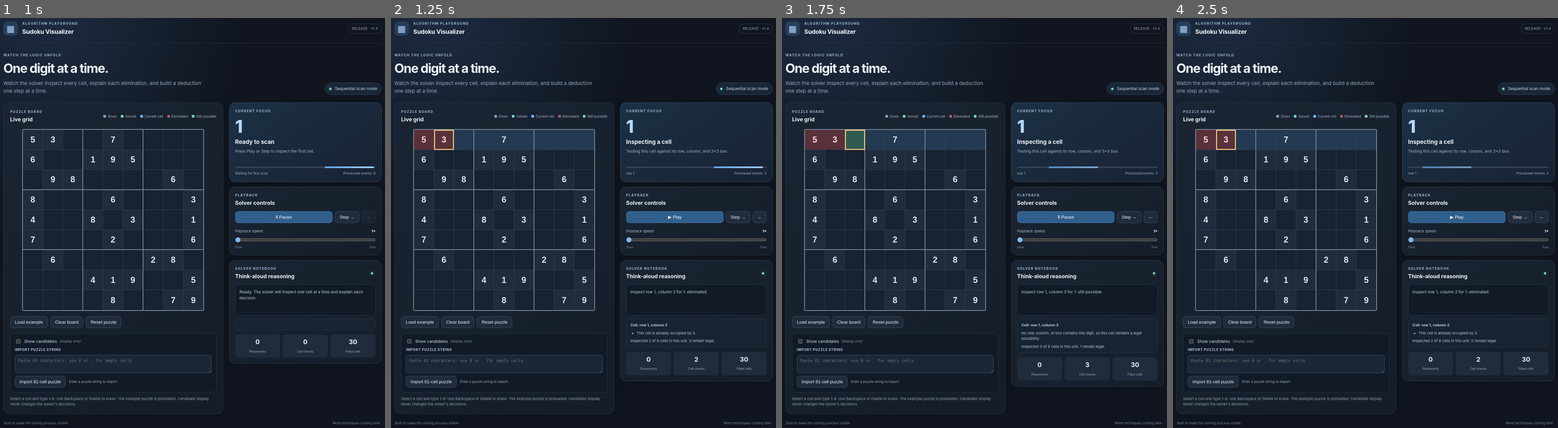
Above: before the commit, frames 1-4 (left to right).
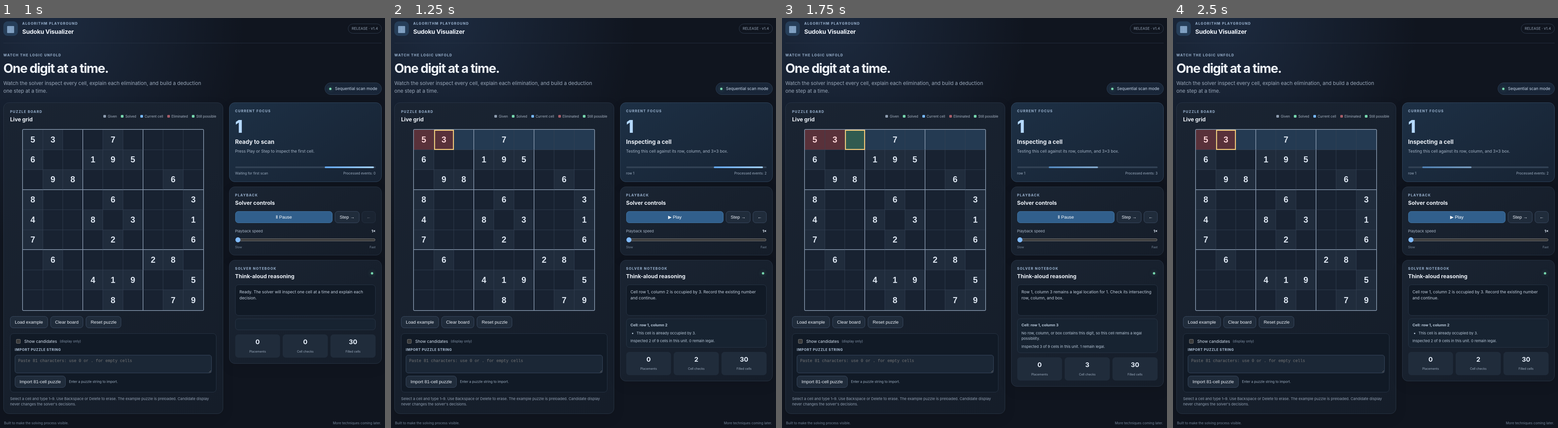
Above: after the commit, the same moments.

Repository: emac75camera/Sudoku-Visualizer
Game: browser game, page index.html
The game is run twice, just before and just after one commit, with the same random seed, the same clock (stepped at 60 frames per second) and the same inputs.
Inputs:
- Up to frame 1 (1 s): click "▶ Play" at 0.27 s
- Up to frame 2 (1.25 s): hold Right from 1.03 s (still down); tap Space at 1.1 s
- Up to frame 3 (1.75 s): release Right at 1.53 s; hold Left from 1.58 s (still down); tap Space at 1.6 s
- Up to frame 4 (2.5 s): tap Space at 2.1 s; release Left at 2.15 s; hold Right from 2.2 s (still down)

Frame 1 is identical in both runs. In frame 2, 0.2% of the frame differs, in the area x 62-95%, y 66-69%; in frame 3, 0.2%, in the area x 62-96%, y 66-69%; in frame 4, 0.2%.

Commit message:
Improve scan flow and live reasoning highlights

Diff:
--- a/app.js
+++ b/app.js
@@ -46,7 +46,7 @@
     return true;
   }
   function initialState(grid) {
-    return {grid:clone(grid),digit:1,typeIndex:0,unit:0,cellIndex:0,inspected:[],legalPositions:[],pendingPlacement:null,scans:0,placements:0,filled:countFilled(grid),status:"ready",event:{kind:"intro",digit:1,type:null,unit:null,candidates:[],inspected:[],cell:null,reasons:[],placement:null,message:"Ready. The  …(69 unchanged characters)…
+    return {grid:clone(grid),digit:1,typeIndex:0,unit:0,cellIndex:0,inspected:[],legalPositions:[],liveCandidates:{},pendingPlacement:null,scans:0,placements:0,filled:countFilled(grid),status:"ready",event:{kind:"intro",digit:1,type:null,unit:null,candidates:[],inspected:[],cell:null,reasons:[],contextCells:[],sourceCells:[],placement:null,message:"Ready. The  …(69 unchanged characters)…
   }
   function saveState() { history=history.slice(0,stepIndex+1); history.push(cloneState(state)); stepIndex=history.length-1; }
   function finish(kind,message) {
@@ -64,35 +64,80 @@
     return {legal:reasons.length===0,reasons};
   }
   function resetUnitTrace(){state.cellIndex=0;state.inspected=[];state.legalPositions=[];}
+  function finishCycle(){
+    const missing=[];
+    for(let d=1;d<=9;d++){
+      let count=0,possible=false;
+      for(let r=0;r<9;r++)for(let col=0;col<9;col++){
+        if(state.grid[r][col]===d)count++;
+        if(state.grid[r][col]===0&&legal(state.grid,r,col,d))possible=true;
+      }
+      if(count<9&&!possible)missing.push(d);
+    }
+    if(missing.length)finish("contradiction","Contradiction detected: digit(s) "+missing.join(", ")+" still need placement(s), but no empty cell can legally contain them.");
+    else finish("stuck","A complete pass through digits 1–9 found no forced placement. This scan method is stuck, but the puzzle may still be solvable with another technique.");
+  }
   function advanceUnit(){
     resetUnitTrace();state.unit++;
     if(state.unit===9){state.unit=0;state.typeIndex++;}
     if(state.typeIndex===3){state.typeIndex=0;state.digit++;}
-    if(state.digit===10){
-      const missing=[];
-      for(let d=1;d<=9;d++){let count=0,possible=false;for(let r=0;r<9;r++)for(let c=0;c<9;c++){if(state.grid[r][c]===d)count++;if(state.grid[r][c]===0&&legal(state.grid,r,c,d))possible=true;}if(count<9&&!possible)missing.push(d);}
-      if(missing.length){state.digit=9;finish("contradiction","Contradiction detected: digit(s) "+missing.join(", ")+" still need placement(s), but no empty cell can legally contain them.");}
-      else{state.digit=9;finish("stuck","A complete pass through digits 1–9 found no forced placement. This scan method is stuck, but the puzzle may still be solvable with another technique.");}
-    }
+    if(state.digit===10)finishCycle();
+  }
+  function contextForCell(r,c,type){
+    const cells=new Set();
+    for(let i=0;i<9;i++){
+      if(type!=="row")cells.add(r*9+i);
+      if(type!=="column")cells.add(i*9+c);
+    }
+    const br=Math.floor(r/3)*3,bc=Math.floor(c/3)*3;
+    if(type!=="box")for(let rr=br;rr<br+3;rr++)for(let cc=bc;cc<bc+3;cc++)cells.add(rr*9+cc);
+    cells.delete(r*9+c);
+    return Array.from(cells).map(i=>[Math.floor(i/9),i%9]);
+  }
+  function sourceCellsFor(grid,r,c,digit,reasons){
+    const found=new Set();
+    if(reasons.some(x=>x.startsWith("Row ")))for(let cc=0;cc<9;cc++)if(grid[r][cc]===digit)found.add(r*9+cc);
+    if(reasons.some(x=>x.startsWith("Column ")))for(let rr=0;rr<9;rr++)if(grid[rr][c]===digit)found.add(rr*9+c);
+    if(reasons.some(x=>x.startsWith("The 3×3 box")))for(const [rr,cc] of cellsFor("box",boxIndex(r,c)))if(grid[rr][cc]===digit)found.add(rr*9+cc);
+    return Array.from(found).map(i=>[Math.floor(i/9),i%9]);
   }
   function advance(){
     if(["complete","stuck","contradiction"].includes(state.status))return false;
+    if(state.pendingPlacement){
+      const {r,c,digit}=state.pendingPlacement;
+      state.grid[r][c]=digit;state.filled++;state.placements++;state.pendingPlacement=null;
+      for(let rr=0;rr<9;rr++)for(let cc=0;cc<9;cc++)if(rr===r||cc===c||boxIndex(rr,cc)===boxIndex(r,c))delete state.liveCandidates[rr+","+cc];
+      state.event={kind:"place",digit,type:null,unit:null,cell:[r,c],reasons:[],inspected:[],candidates:[],contextCells:[],sourceCells:[],placement:[r,c],message:"Place "+digit+" at row "+(r+1)+", column "+(c+1)+". Continue the remaining units in this digit's current scan cycle; do not restart the cycle."};
+      if(state.digit===10)finishCycle();
+      saveState();return true;
+    }
     if(state.filled===81){finish("complete","Puzzle complete. The solver made "+state.placements+" placements after "+state.scans+" cell inspections.");saveState();return true;}
-    if(state.pendingPlacement){
-      const r=state.pendingPlacement[0],c=state.pendingPlacement[1],d=state.digit;
-      state.grid[r][c]=d;state.filled++;state.placements++;state.pendingPlacement=null;state.typeIndex=0;state.unit=0;resetUnitTrace();
-      state.event={kind:"place",digit:d,type:null,unit:null,cell:[r,c],reasons:[],inspected:[],candidates:[],placement:[r,c],message:"Place "+d+" at row "+(r+1)+", column "+(c+1)+". Restart the scan for the same digit."};saveState();return true;
-    }
     const type=TYPES[state.typeIndex],unit=state.unit,label=unitName(type,unit);
     if(state.cellIndex<9){
-      const pos=cellsFor(type,unit)[state.cellIndex],r=pos[0],c=pos[1],result=explainCell(state.grid,r,c,state.digit);
-      const item={r,c,legal:result.legal,reasons:result.reasons};state.inspected.push(item);if(result.legal)state.legalPositions.push([r,c]);
+      const [r,c]=cellsFor(type,unit)[state.cellIndex],result=explainCell(state.grid,r,c,state.digit);
+      const key=r+","+c;
+      state.liveCandidates[key]=state.grid[r][c]===0?candidatesFor(state.grid,r,c):[];
+      const item={r,c,legal:result.legal,reasons:result.reasons};
+      state.inspected.push(item);if(result.legal)state.legalPositions.push([r,c]);
       state.cellIndex++;state.scans++;
-      state.event={kind:"inspect",digit:state.digit,type,unit,cell:[r,c],legal:result.legal,reasons:result.reasons,inspected:state.inspected.map(x=>({...x,reasons:x.reasons.slice()})),candidates:state.legalPositions.map(x=>x.slice()),placement:null,message:"Inspect row "+(r+1)+", column "+(c+1)+" for "+state.digit+": "+(result.legal?"still possible.":"eliminated.")};saveState();return true;
+      const occupied=state.grid[r][c]!==0;
+      const sources=sourceCellsFor(state.grid,r,c,state.digit,result.reasons);
+      const context=result.legal?contextForCell(r,c,type):[];
+      let message;
+      if(occupied)message="Cell row "+(r+1)+", column "+(c+1)+" is occupied by "+state.grid[r][c]+". Record the existing number and continue.";
+      else if(result.legal)message="Row "+(r+1)+", column "+(c+1)+" remains a legal location for "+state.digit+". Check its intersecting row, column, and box.";
+      else message="Eliminate row "+(r+1)+", column "+(c+1)+" for "+state.digit+": "+result.reasons.join(" ");
+      state.event={kind:"inspect",digit:state.digit,type,unit,cell:[r,c],legal:result.legal,reasons:result.reasons,inspected:state.inspected.map(x=>({...x,reasons:x.reasons.slice()})),candidates:state.legalPositions.map(x=>x.slice()),contextCells:context,sourceCells:sources,placement:null,message};
+      saveState();return true;
     }
     const options=state.legalPositions.map(x=>x.slice());
-    if(options.length===1){state.pendingPlacement=options[0].slice();state.event={kind:"conclusion",digit:state.digit,type,unit,cell:null,reasons:[],inspected:state.inspected.map(x=>({...x,reasons:x.reasons.slice()})),candidates:options,placement:options[0],message:"Conclusion: after checking all nine cells in "+label+", exactly one legal location remains: row "+(options[0][0]+1)+", column "+(options[0][1]+1)+". This is a hidden single."};}
-    else{state.event={kind:"unit-result",digit:state.digit,type,unit,cell:null,reasons:[],inspected:state.inspected.map(x=>({...x,reasons:x.reasons.slice()})),candidates:options,placement:null,message:"Finished "+label+" for "+state.digit+". "+options.length+" legal locations remain, so this unit does not force a placement."};advanceUnit();}
+    if(options.length===1){
+      state.pendingPlacement={r:options[0][0],c:options[0][1],digit:state.digit};
+      state.event={kind:"conclusion",digit:state.digit,type,unit,cell:null,reasons:[],inspected:state.inspected.map(x=>({...x,reasons:x.reasons.slice()})),candidates:options,contextCells:[],sourceCells:[],placement:options[0],message:"Conclusion: after checking all nine cells in "+label+", exactly one legal location remains: row "+(options[0][0]+1)+", column "+(options[0][1]+1)+". This is a hidden single. The placement comes next, then the existing digit scan continues."};
+    }else{
+      state.event={kind:"unit-result",digit:state.digit,type,unit,cell:null,reasons:[],inspected:state.inspected.map(x=>({...x,reasons:x.reasons.slice()})),candidates:options,contextCells:[],sourceCells:[],placement:null,message:"Finished "+label+" for "+state.digit+". "+options.length+" legal locations remain, so this unit does not force a placement."};
+      advanceUnit();
+    }
     saveState();return true;
   }
   function stop() {
@@ -102,7 +147,7 @@
   function render() {
     const s=state.event,grid=state.grid;
     boardEl.innerHTML="";
-    const focusSet=new Set((s.candidates||[]).map(([r,c])=>r*9+c)),related=new Set(),inspected=new Map((s.inspected||[]).map(x=>[x.r*9+x.c,x]));
+    const focusSet=new Set((s.candidates||[]).map(([r,c])=>r*9+c)),related=new Set(),inspected=new Map((s.inspected||[]).map(x=>[x.r*9+x.c,x])),contextSet=new Set((s.contextCells||[]).map(([r,c])=>r*9+c)),sourceSet=new Set((s.sourceCells||[]).map(([r,c])=>r*9+c));
     if(s.type&&s.unit!==null) for(const [r,c] of cellsFor(s.type,s.unit)) related.add(r*9+c);
     for(let r=0;r<9;r++) for(let c=0;c<9;c++) {
       const idx=r*9+c,cell=document.createElement("button");
@@ -111,13 +156,16 @@
       if(given[r][c])cell.classList.add("given");else if(grid[r][c])cell.classList.add("solved");
       if(related.has(idx))cell.classList.add("related");
       if(inspected.has(idx))cell.classList.add(inspected.get(idx).legal?"inspected-legal":"inspected-eliminated");
+      if(contextSet.has(idx))cell.classList.add("scan-context");
+      if(sourceSet.has(idx))cell.classList.add("conflict-source");
       if(focusSet.has(idx))cell.classList.add("candidate");
       if(s.cell&&s.cell[0]===r&&s.cell[1]===c)cell.classList.add("current-cell");
+      if(sourceSet.has(idx))cell.classList.add("conflict-source");
       if(s.placement&&s.placement[0]===r&&s.placement[1]===c)cell.classList.add("focus");
       if(selectedCell&&selectedCell[0]===r&&selectedCell[1]===c)cell.classList.add("selected");
       if(grid[r][c]) cell.innerHTML='<span class="cell-value">'+grid[r][c]+'</span>';
       else if(showCandidates) {
-        const nums=candidatesFor(grid,r,c);
+        const nums=state.liveCandidates[r+","+c]||[];
         cell.innerHTML='<span class="candidate-grid">'+[1,2,3,4,5,6,7,8,9].map(n=>'<span>'+(nums.includes(n)?n:"")+'</span>').join("")+'</span>';
         cell.setAttribute("aria-label",`Row ${r+1}, column ${c+1}, empty, candidates ${nums.join(", ")||"none"}`);
       }
@@ -141,6 +189,7 @@
     $("backBtn").disabled=stepIndex===0;
     const finished=["complete","stuck","contradiction"].includes(state.status);
     $("stepBtn").disabled=finished;
+    $("backBtn").disabled=stepIndex===0;
     $("playBtn").disabled=finished;
   }
   function rebuild() { stop();state=initialState(puzzle);history=[cloneState(state)];stepIndex=0;render(); }
